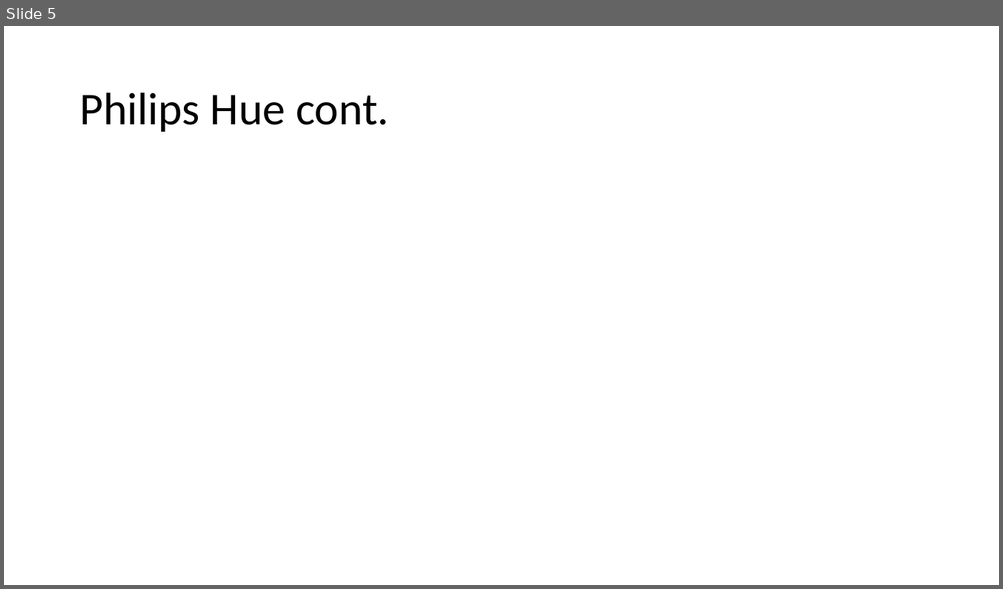
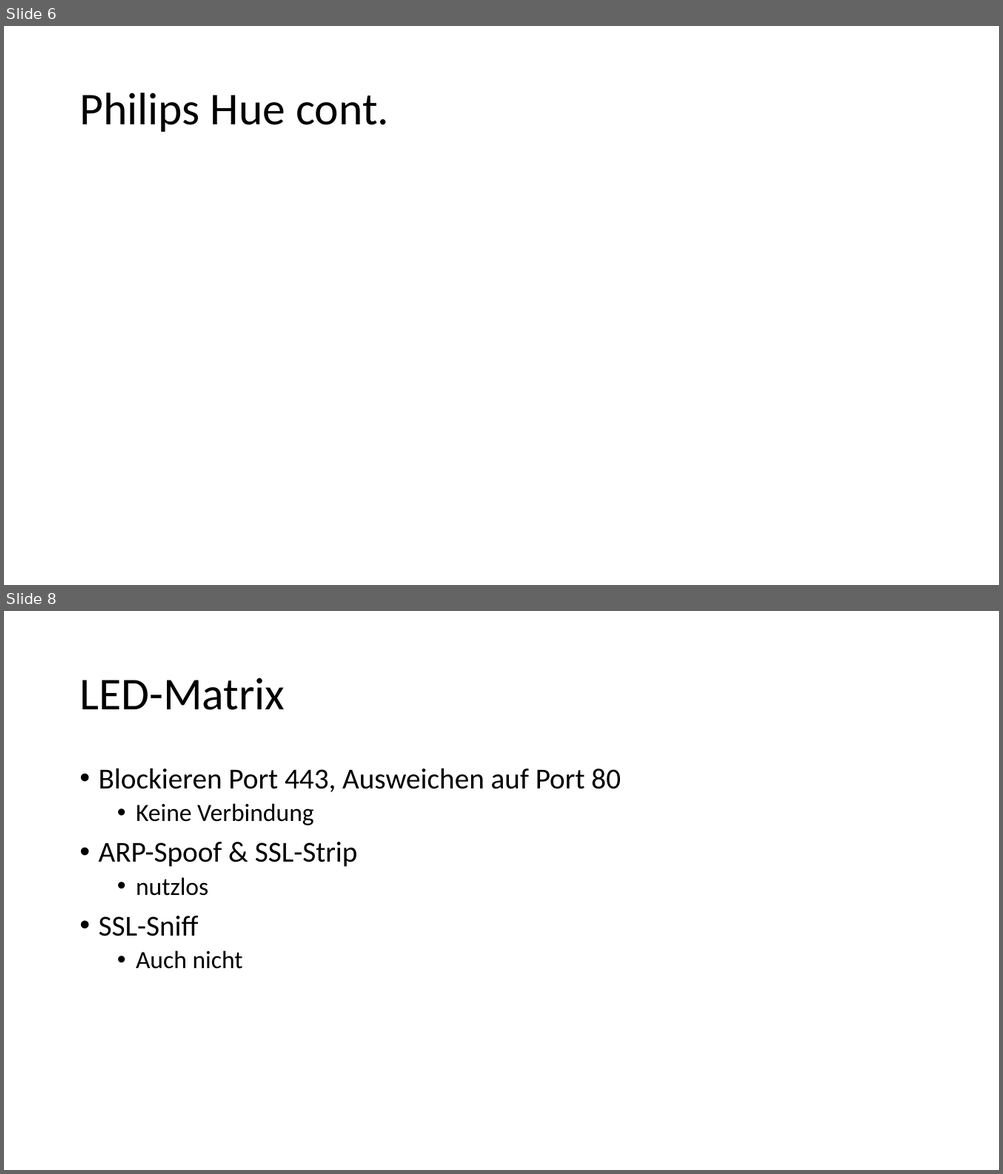
Before and after one commit to Xyren0/IoT_Wifi_Sniffing, a slide deck: phase3_pres.pptx. Shown one above the other, each under a label of ours: slide 5 before the commit, slides 6 and 8 after it; the slides between them are not shown. The pictures are 1003x589 and 1003x1174 pixels, drawn with LibreOffice and Linux fonts; fonts in the diff are those of the drawing; grey boxes stand for pictures. Boxes give left, top, right and bottom in pixels: in the first picture for what was removed or moved away, otherwise in the second. Text is boxed around its words. In the diff, an @@ line names an element or a change of style, - is before the commit and + after.

```diff
--- a/phase3_pres.pptx
+++ b/phase3_pres.pptx
@@ slide 8 added at bbox=[4, 611, 999, 1170], background #FFFFFF @@
@@ title added at bbox=[79, 678, 284, 710], 44 pt, text #000000 @@
+LED-Matrix
@@ text added at bbox=[99, 768, 620, 969], 28 pt, text #000000 @@
+• Blockieren Port 443, Ausweichen auf Port 80
+  • Keine Verbindung
+• ARP-Spoof & SSL-Strip
+  • nutzlos
+• SSL-Sniff
+  • Auch nicht
@@ what was slide 5 is now slide 6 @@
```
Also in this commit, not shown: 3 slides changed, 2 other slides added, 1 slide removed.
